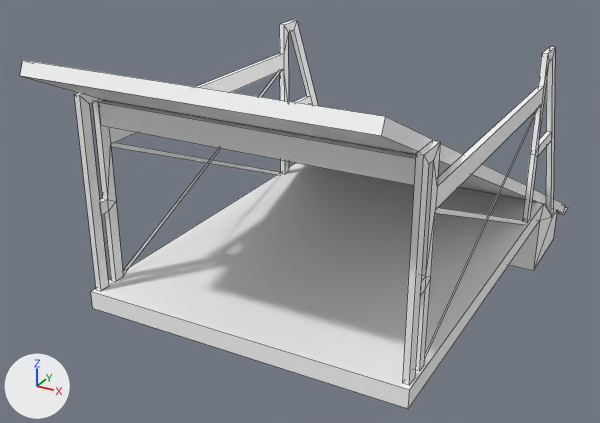
Before and after pictures for a commit that changed the FBX model Assets/_Gumball/Runtime/Environment/Spectator_Cars/Files/Meshes/FlatBed_Ramp.fbx.
Rendered twice from a camera (50 mm lens) standing at (3.21, -5.92, 4.73) and looking at (-0.72, 1.22, 1.16). The lights are fixed; the arrows at lower left show +X, +Y and +Z. Mesh edges are drawn as thin lines. Where no turn or scale is listed for an object, it has been applied to the vertices.

Objects in the first picture: 'FlatBed_Ramp'.
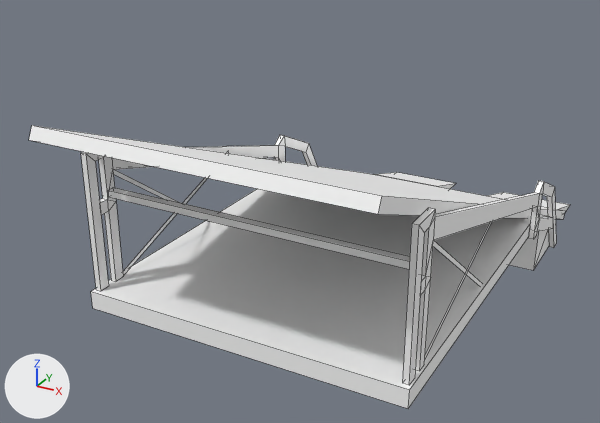
Boxes (x1, y1, x2, y2) around the edits, measured in the pictures (600 x 423 px; the box of a moved part takes in the faces that stretch with it):
'FlatBed_Ramp', reshaped (27% shorter): before (20, 20, 568, 409); after (29, 125, 570, 409)
part 1 of me_mesh, moved or reshaped: before (99, 100, 416, 185); after (108, 187, 410, 269)
part 2 of me_mesh, moved or reshaped: before (20, 60, 565, 213); after (29, 125, 565, 219)
part 3 of me_mesh, moved or reshaped: before (74, 20, 568, 375); after (81, 135, 570, 375)

Edits to the bpy script that builds the scene:
```text
Change me_mesh:
    used by ob_flatbed_ramp; location = (0.0, 0.0, 0.0)
    remove me_mesh.from_pydata(...)  # 184 vertices, 156 faces; spans x -1.5..1.5, y -1.7..5.33, z 0.07..3.31
    add me_mesh.from_pydata(...)  # 184 vertices, 156 faces; spans x -1.56..1.56, y -1.7..5.47, z 0.07..2.82
    me_mesh part 1: the loose piece of 8 vertices spanning x -1.42..1.42, y -0.91..-0.84, z 2.61..2.81 is scaled about its middle by (1, 1, -0.32), then moved by (0.0, 0.0, -0.71)
    me_mesh part 2: the loose piece of 8 vertices spanning x -1.42..1.42, y -1.7..4.48, z 0.36..3.31 is scaled about its middle by (1, 1.01, 0.87), then moved by (0.0, 0.04, -0.31)
    me_mesh part 3: 116 of 184 vertices moved; they spanned x -1.5..1.5, y -1.13..5.33, z 0.07..2.92 and now span x -1.56..1.56, y -1.13..5.47, z 0.07..2.43; mean shift (0.0, -0.02, -0.61); largest move (1.48, 2.43, 2.92) -> (1.56, 2.89, 1.3)
```
